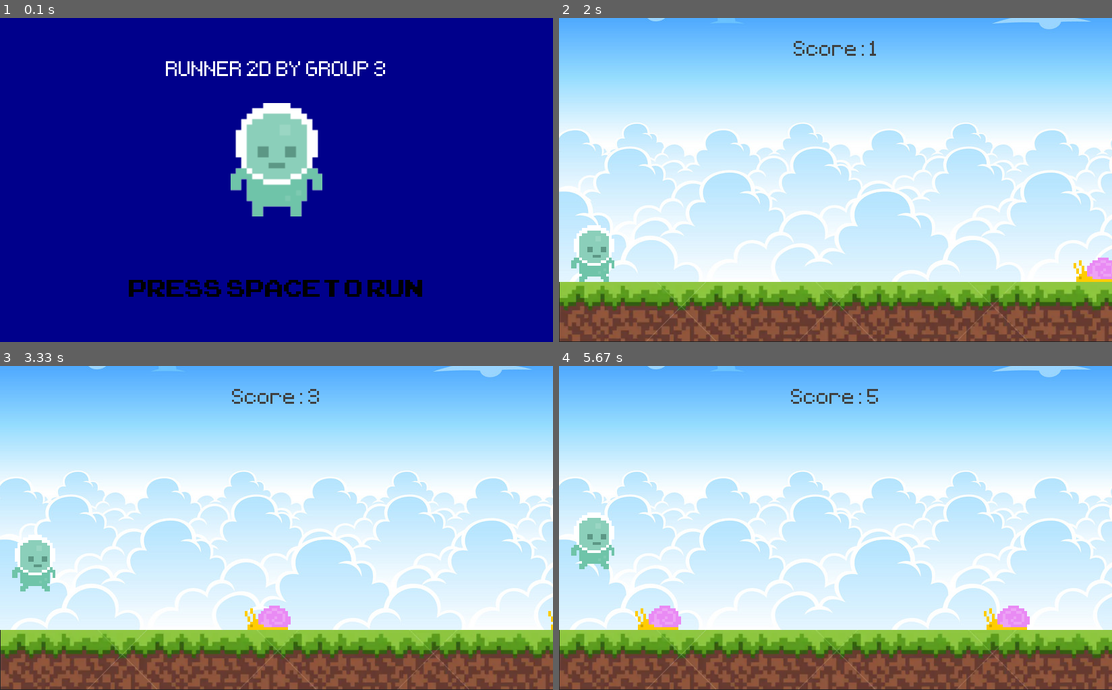
Above: before the commit, frames 1-4 (two rows, left to right).
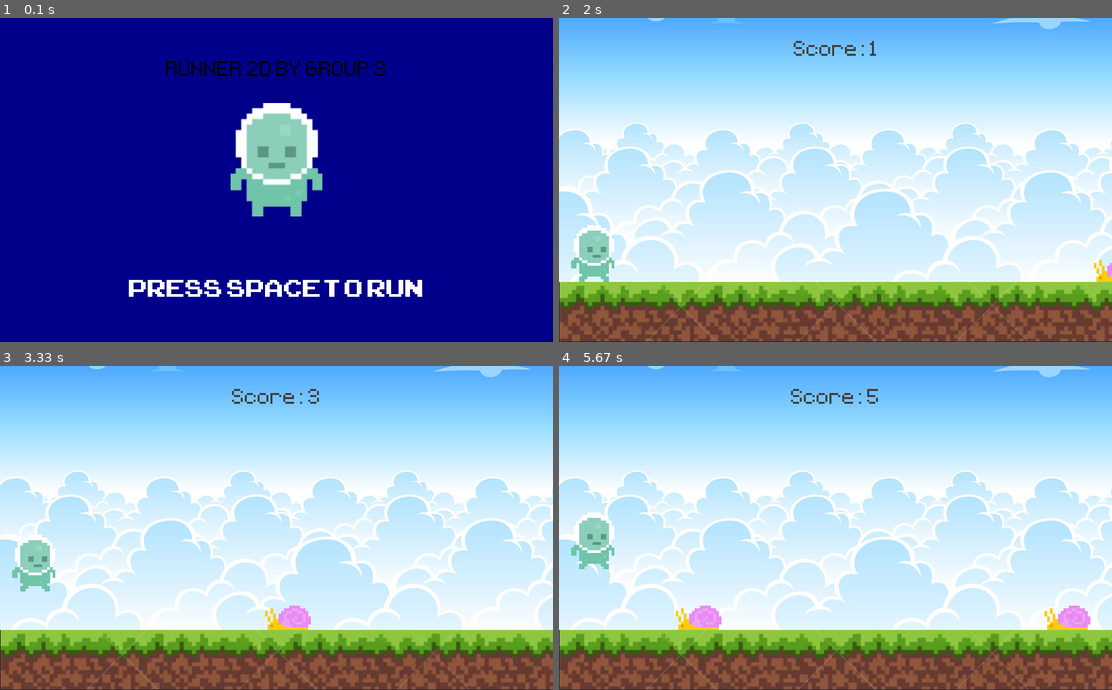
Above: after the commit, the same moments.

Repository: leulasr/Firstapp
Game: pygame game, started from Runner.2D/Runner.py
Two runs of this game, one before a commit and one after it. Both use one fixed random seed, a clock stepped at 60 frames per second and the inputs below.
Inputs (mouse positions are in pixels of both pictures, inside the frame that each line leads up to):
- Up to frame 1 (0.1 s): no input
- Up to frame 2 (2 s): tap Space at 0.33 s; click (592, 254) at 0.72 s
- Up to frame 3 (3.33 s): tap Space at 2, 2.4, 2.7, 3.23 s
- Up to frame 4 (5.67 s): tap Space at 3.53, 4.3, 5.07, 5.47 s

The runs differ from the first frame. In frame 1, 2.0% of the frame differs, in the area x 23-77%, y 13-87%; in frame 2, 0.3%; in frame 3, 0.7%; in frame 4, 1.8%.

Commit message:
Update Runner.py
I've added some improvements please approve.

Diff:
--- a/Runner.2D/Runner.py
+++ b/Runner.2D/Runner.py
@@ -54,18 +54,18 @@
 player_character2 = pygame.transform.rotozoom(player_character2,0,2)
 player2_rectangle = player_character2.get_rect(center = (410,210))
 
-game_name = font.render('RUNNER 2D BY GROUP 3',False,'White')
+game_name = font.render('RUNNER 2D BY GROUP 3',False,'Black')
 game_name_rectangle = game_name.get_rect(center = (410,80))
 
-game_message = font2.render('PRESS SPACE TO RUN',False,'Black')
+game_message = font2.render('PRESS SPACE TO RUN',False,'White')
 game_message_rectangle = game_message.get_rect(center = (410,400))
 
 #TIMER
 obstacle_timer = pygame.USEREVENT + 1
-pygame.time.set_timer(obstacle_timer,1500)
+pygame.time.set_timer(obstacle_timer,1600)
 
-
-while  True:
+play = True
+while  play:
     for event in pygame.event.get(): #-checking for players input
         if event.type == pygame.QUIT: #-if input is quit , then quit the game window
            pygame.quit()
